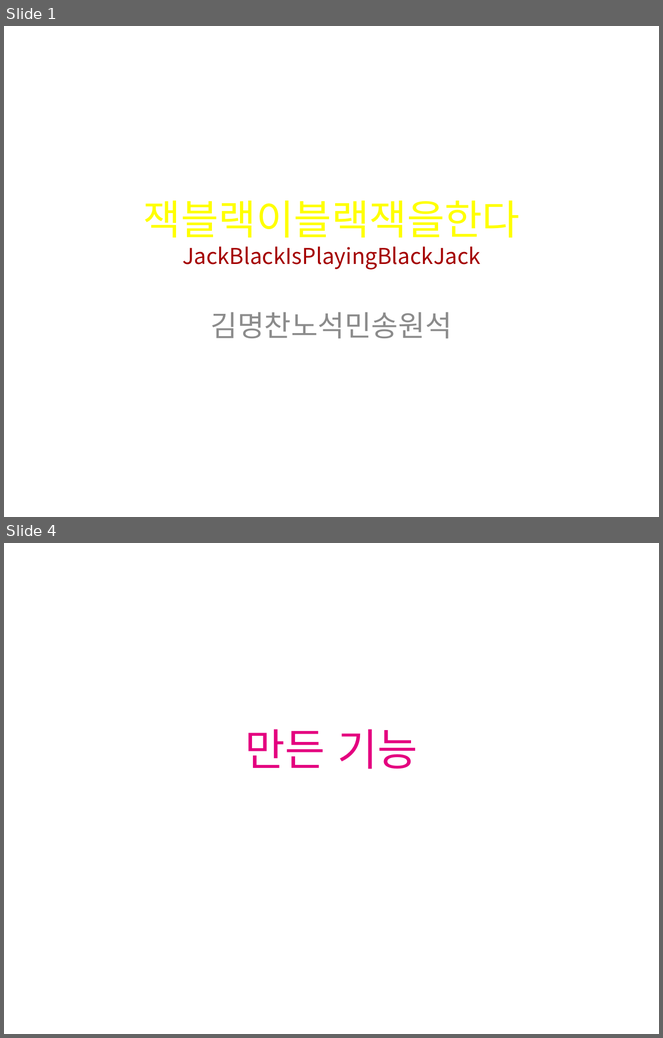
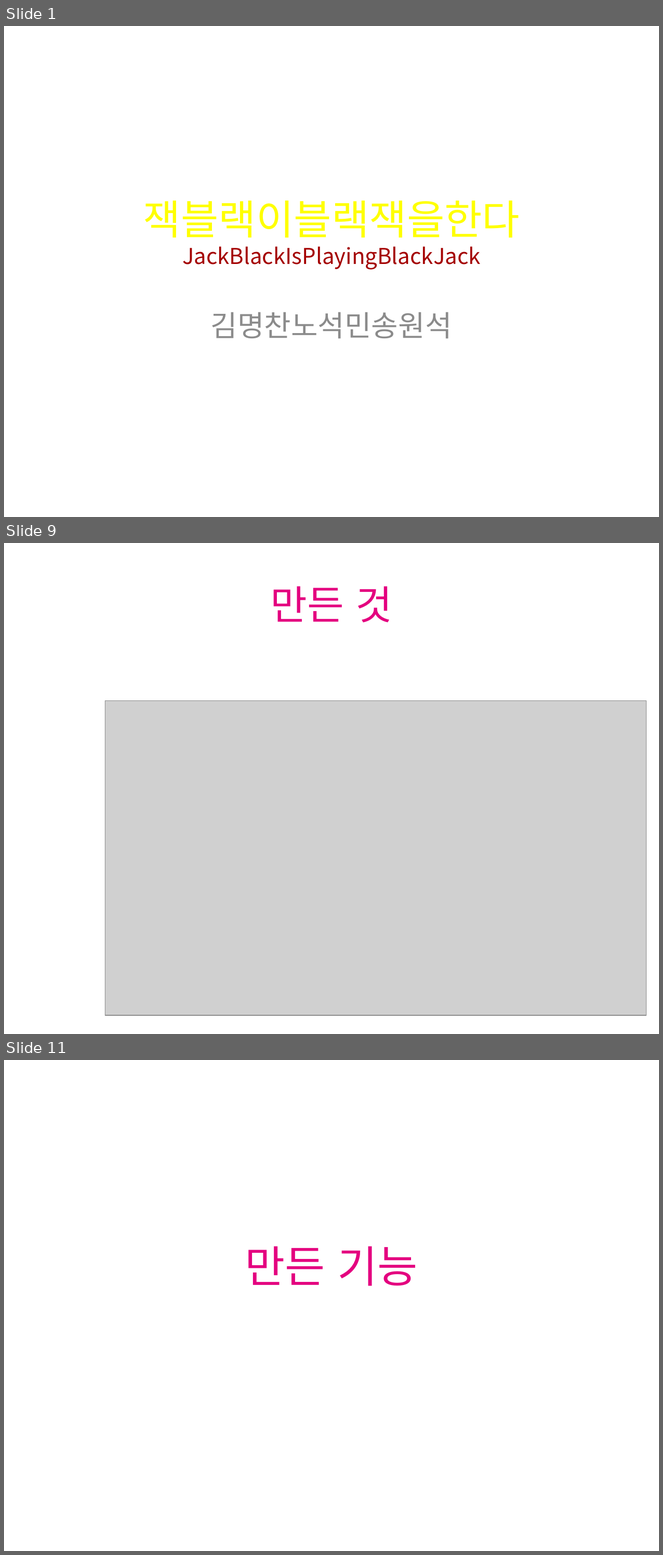
Before and after one commit to seokmin/2016ServerProject, a slide deck: 서버프로젝트.pptx. Shown one above the other, each under a label of ours: slides 1 and 4 before the commit, slides 1, 9 and 11 after it; the slides between them are not shown. The pictures are 663x1038 and 663x1555 pixels, drawn with LibreOffice and Linux fonts; fonts in the diff are those of the drawing; grey boxes stand for pictures; background and template pictures are left out. Boxes give left, top, right and bottom in pixels: in the first picture for what was removed or moved away, otherwise in the second. Text is boxed around its words. In the diff, an @@ line names an element or a change of style, - is before the commit and + after.

```diff
--- a/서버프로젝트.pptx
+++ b/서버프로젝트.pptx
@@ slide 9 added at box(4, 543, 659, 1034), background picture (left out) @@
@@ title added at box(271, 586, 392, 623), 44 pt, text #E4007F @@
+만든 것
@@ picture added at box(105, 701, 646, 1015) @@
@@ what was slide 4 is now slide 11 @@
```
Also in this commit, not shown: 5 slides changed, 7 other slides added, 2 slides removed.
